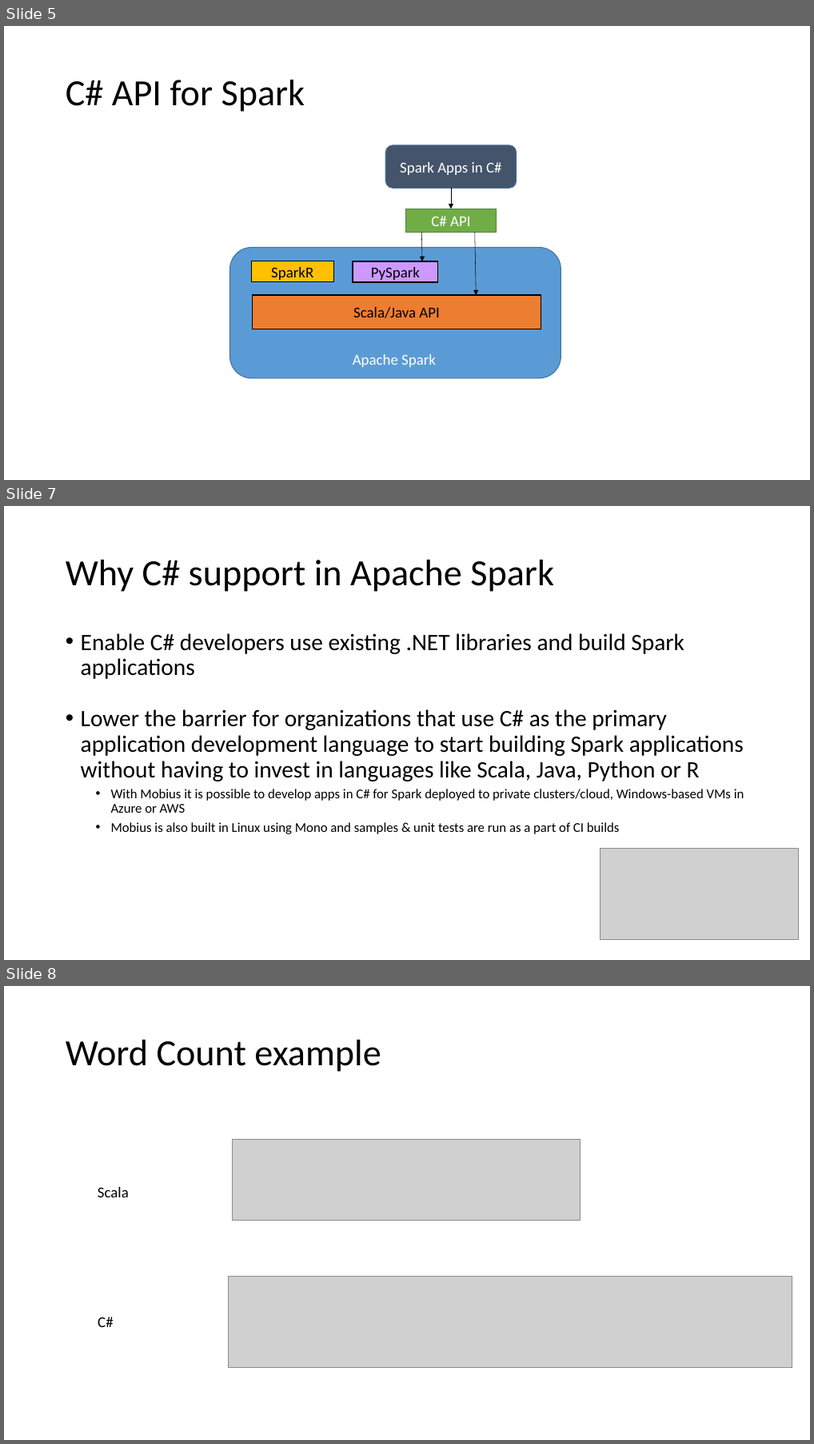
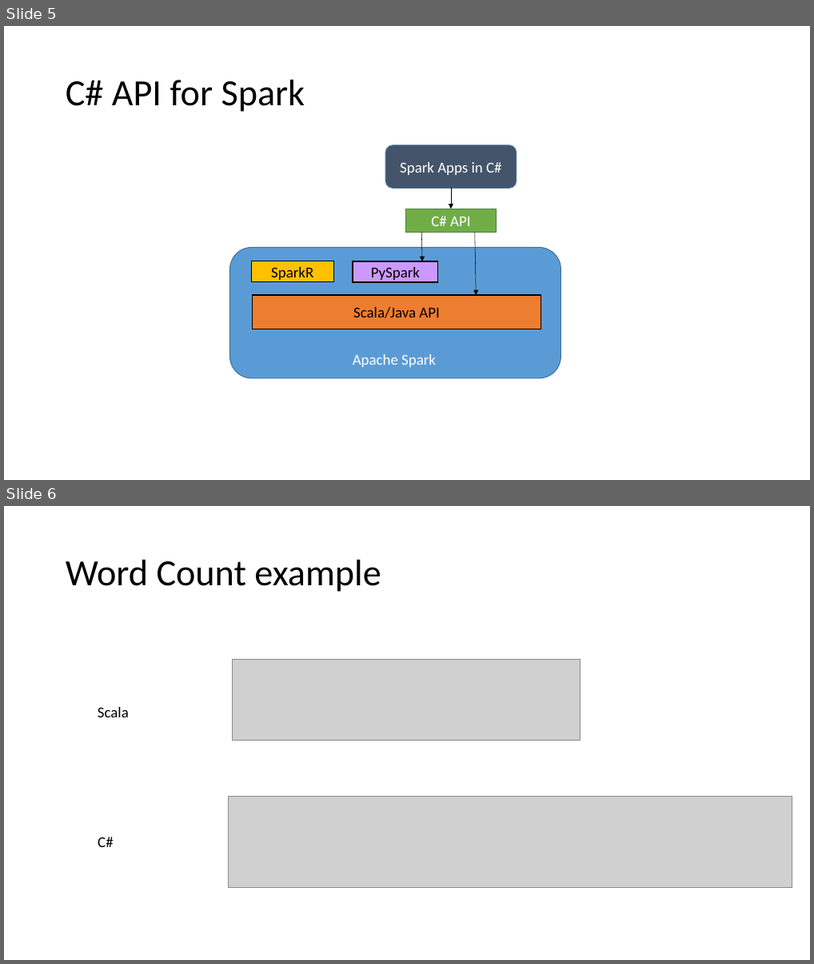
Before and after one commit to microsoft/Mobius, a slide deck: docs/Mobius.pptx. Shown one above the other, each under a label of ours: slides 5, 7 and 8 before the commit, slides 5 and 6 after it; the slides between them are not shown. The pictures are 814x1444 and 814x964 pixels, drawn with LibreOffice and Linux fonts; fonts in the diff are those of the drawing; grey boxes stand for pictures. Boxes give left, top, right and bottom in pixels: in the first picture for what was removed or moved away, otherwise in the second. Text is boxed around its words. In the diff, an @@ line names an element or a change of style, - is before the commit and + after.

Commit message:
additional updates to doc and using Mobius name in scripts

```diff
--- a/docs/Mobius.pptx
+++ b/docs/Mobius.pptx
@@ slide 7 removed at <box>4,506,810,960</box>, background #FFFFFF @@
@@ title removed at <box>66,560,554,592</box> @@
-Why C# support in Apache Spark
@@ text removed at <box>81,633,745,834</box> @@
-• Enable C# developers use existing .NET libraries and build Spark applications
-• Lower the barrier for organizations that use C# as the primary application development language to start building Spark applications without having to invest in languages like Scala, Java, Python or R
-  • With Mobius it is possible to develop apps in C# for Spark deployed to private clusters/cloud, Windows-based VMs in Azure or AWS
-  • Mobius is also built in Linux using Mono and samples & unit tests are run as a part of CI builds
@@ picture removed at <box>601,848,799,939</box> @@
@@ what was slide 8 is now slide 6 @@
```
Also in this commit, not shown: 3 slides changed, 1 other slide removed, 8 other files.
